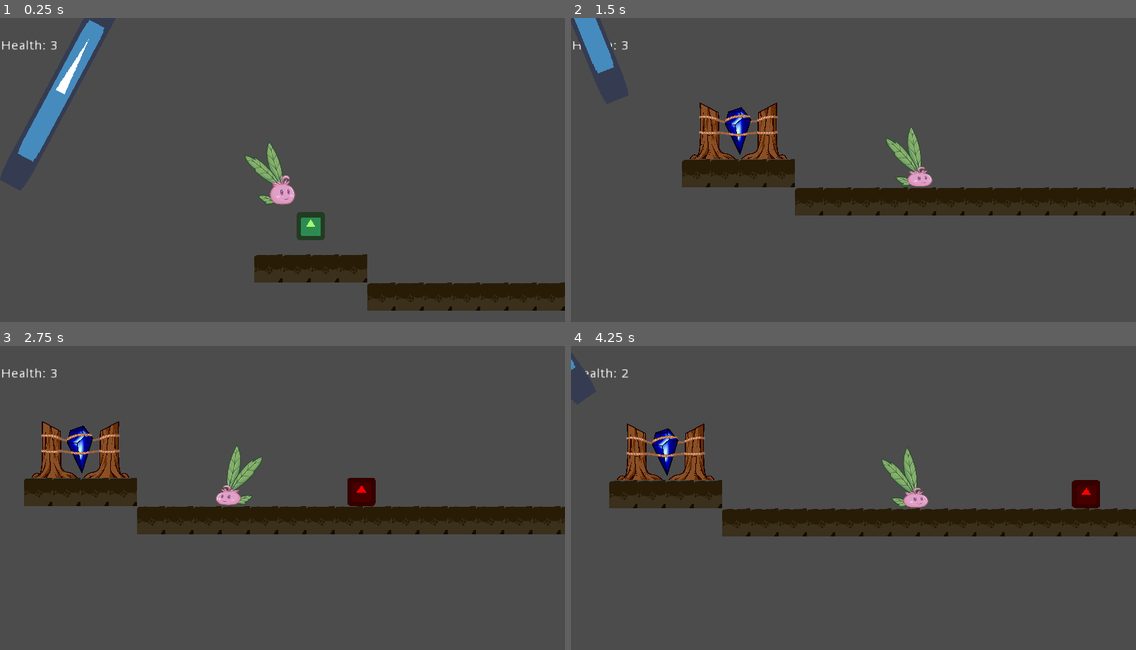
Above: before the commit, frames 1-4 (two rows, left to right).
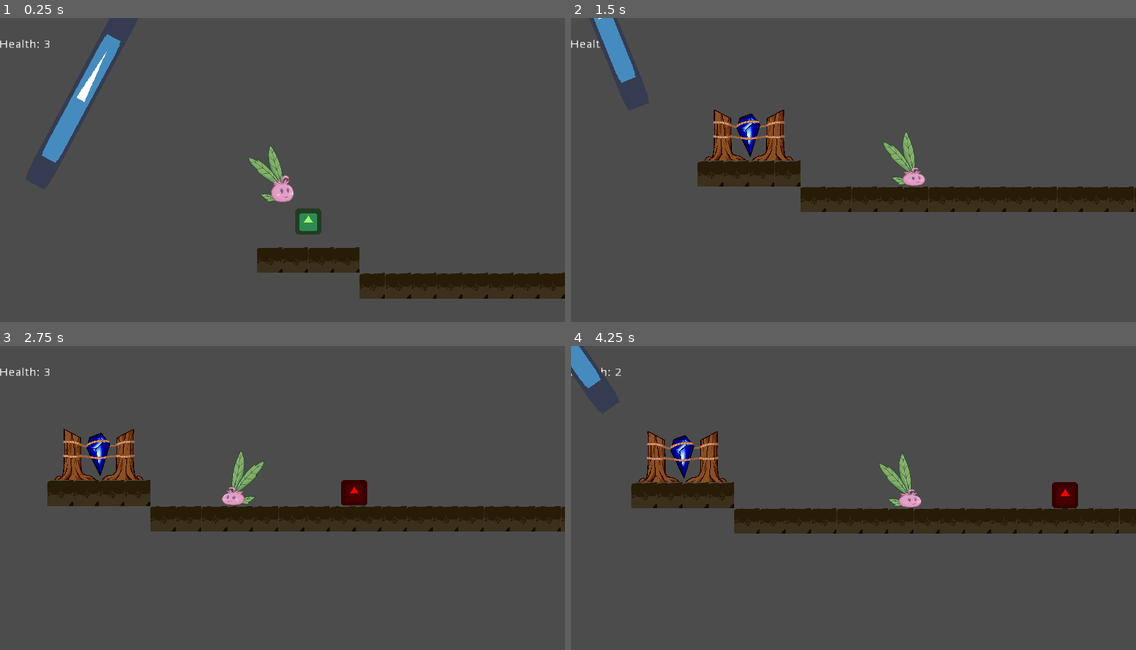
Above: after the commit, the same moments.

Repository: DamianKoch1/OnionsAdventure
Game: Godot game, scene res://Levels/Prototype.tscn
Two runs of this game, one before a commit and one after it. Both use one fixed random seed, a clock stepped at 60 frames per second and the inputs below. The engine's default icon, where the game draws it, is replaced by a stand-in: a white triangle on a blue panel in a dark square.
Inputs:
- Up to frame 1 (0.25 s): no input
- Up to frame 2 (1.5 s): hold Right (ui_right) from 0.53 s (still down); tap E (push) at 0.6, 1.35 s; tap Space (jump) at 0.77 s
- Up to frame 3 (2.75 s): tap Space (jump) at 1.52 s; release Right (ui_right) at 2.03 s; hold Left (ui_left) from 2.03 s (still down); tap E (push) at 2.1 s
- Up to frame 4 (4.25 s): release Left (ui_left) at 2.78 s; hold Right (ui_right) from 2.78 s (still down); tap E (push) at 2.85, 3.6 s; tap Space (jump) at 3.02, 3.77 s

The runs differ from the first frame. In frame 1, 7.8% of the frame differs, in the area x 0-100%, y 0-97%; in frame 2, 5.7%; in frame 3, 5.5%; in frame 4, 6.1%.

Commit message:
zoomed camera out a bit

Diff:
--- a/Player/Camera.tscn
+++ b/Player/Camera.tscn
@@ -7,7 +7,7 @@
 anchor_mode = 1
 rotating = false
 current = true
-zoom = Vector2( 1, 1 )
+zoom = Vector2( 1.1, 1.1 )
 limit_left = -10000000
 limit_top = -10000000
 limit_right = 10000000
@@ -35,10 +35,10 @@
 anchor_top = 0.0
 anchor_right = 0.0
 anchor_bottom = 0.0
-margin_left = -288.0
-margin_top = -160.0
-margin_right = -222.0
-margin_bottom = -146.0
+margin_left = -319.0
+margin_top = -177.0
+margin_right = -253.0
+margin_bottom = -163.0
 rect_pivot_offset = Vector2( 0, 0 )
 rect_clip_content = false
 mouse_filter = 2
